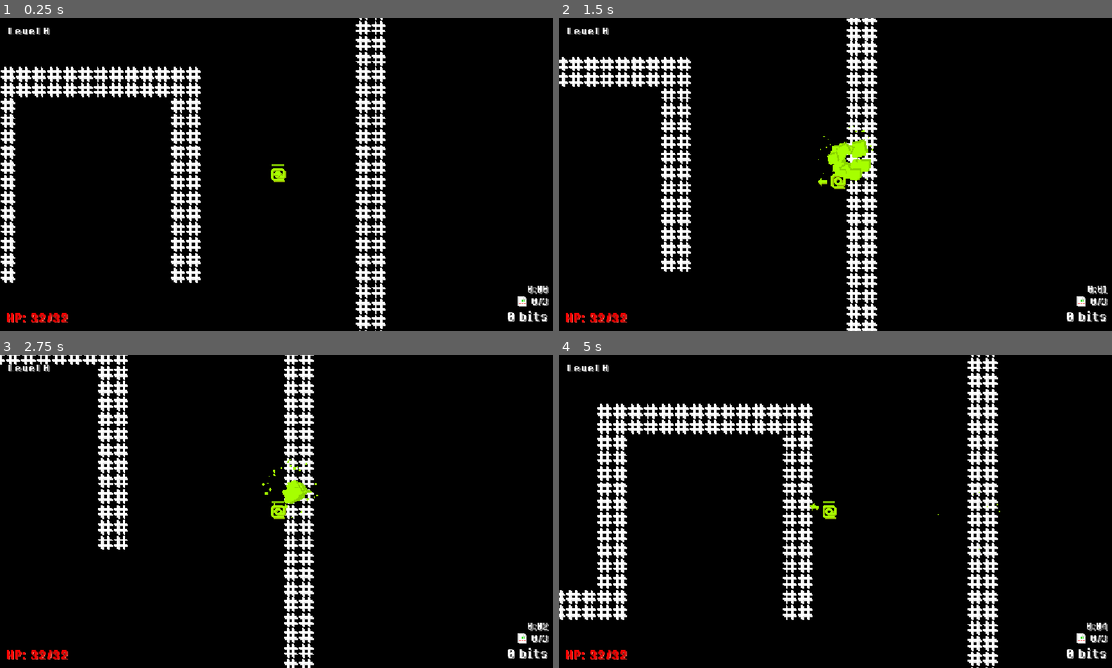
Above: before the commit, frames 1-4 (two rows, left to right).
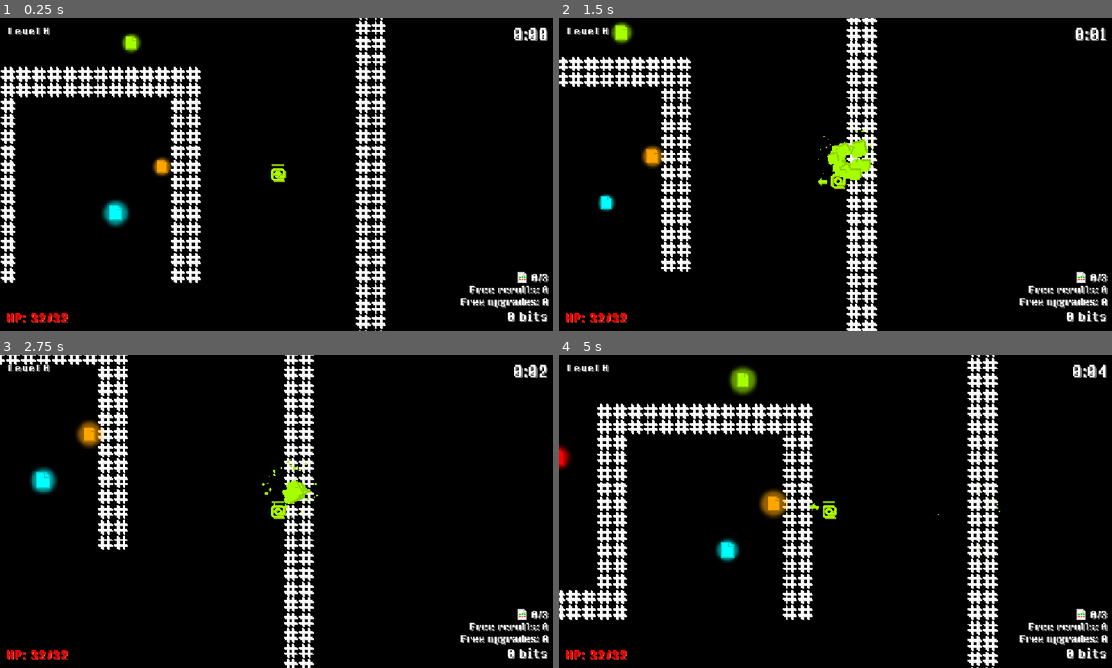
Above: after the commit, the same moments.

Repository: JLi69/codepatch
Game: Godot game, scene res://scenes/main.tscn
The game is run twice, just before and just after one commit, with the same random seed, the same clock (stepped at 60 frames per second) and the same inputs.
Inputs (mouse positions are in pixels of both pictures, inside the frame that each line leads up to):
- Up to frame 1 (0.25 s): no input
- Up to frame 2 (1.5 s): move the mouse to (957, 158) at 0.52 s; press the mouse at (957, 158) at 0.53 s; hold Right (right) 0.53-1.28 s; move the mouse to (724, 190) at 1.27 s; release the mouse at (724, 190) at 1.28 s; hold Down (down) from 1.28 s (still down); click (724, 190) at 1.35 s
- Up to frame 3 (2.75 s): move the mouse to (331, 442) at 2.02 s; release Down (down) at 2.03 s; press the mouse at (331, 442) at 2.03 s; hold Right (right) from 2.03 s (still down)
- Up to frame 4 (5 s): move the mouse to (807, 574) at 2.77 s; release Right (right) at 2.78 s; release the mouse at (807, 574) at 2.78 s; hold Up (up) 2.78-3.53 s; click (807, 574) at 2.85 s; move the mouse to (1001, 558) at 3.52 s; press the mouse at (1001, 558) at 3.53 s; hold Left (left) from 3.53 s (still down); move the mouse to (669, 464) at 4.27 s; release the mouse at (669, 464) at 4.28 s; click (669, 464) at 4.35 s

The runs differ from the first frame. In frame 1, 1.6% of the frame differs, in the area x 18-100%, y 3-93%; in frame 2, 1.5%; in frame 3, 1.6%; in frame 4, 2.0%, in the area x 0-100%, y 3-93%.

Commit message:
Added consumable 'file' items that can help the player.

Diff:
--- a/scenes/enemies/blue_bug.tscn
+++ b/scenes/enemies/blue_bug.tscn
@@ -6,6 +6,8 @@
 [node name="Bug" unique_id=564781483 instance=ExtResource("1_onbwt")]
 script = ExtResource("2_dmbte")
 score_value = 20
+file_drop = "bullet"
+drop_file_probability = 0.3
 
 [node name="AnimatedSprite2D" parent="." index="0" unique_id=472215569]
 modulate = Color(0, 1, 1, 1)
--- a/scenes/enemies/bug.tscn
+++ b/scenes/enemies/bug.tscn
@@ -5,6 +5,7 @@
 [ext_resource type="Texture2D" uid="uid://dso1088y6e4uq" path="res://assets/bug.png" id="2_1cphh"]
 [ext_resource type="PackedScene" uid="uid://dixpaau1h8236" path="res://scenes/enemies/enemy_bullet.tscn" id="2_t77sq"]
 [ext_resource type="PackedScene" uid="uid://bmvxbv854lfkj" path="res://scenes/enemies/healthbar.tscn" id="4_0t6l1"]
+[ext_resource type="PackedScene" uid="uid://ck6apcjhialvh" path="res://scenes/file_item.tscn" id="4_wgkba"]
 
 [sub_resource type="AtlasTexture" id="AtlasTexture_sp1hu"]
 atlas = ExtResource("2_1cphh")
@@ -41,6 +42,7 @@
 script = ExtResource("1_evhp6")
 bullet_scene = ExtResource("2_t77sq")
 explosion_scene = ExtResource("2_0t6l1")
+file_scene = ExtResource("4_wgkba")
 
 [node name="AnimatedSprite2D" type="AnimatedSprite2D" parent="." unique_id=472215569]
 sprite_frames = SubResource("SpriteFrames_hr7jg")
--- a/scenes/enemies/red_bug.tscn
+++ b/scenes/enemies/red_bug.tscn
@@ -6,6 +6,8 @@
 max_health = 8
 bullet_damage = 2
 score_value = 30
+file_drop = "heal"
+drop_file_probability = 0.3
 
 [node name="AnimatedSprite2D" parent="." index="0" unique_id=472215569]
 modulate = Color(0.99692446, 0.00021389306, 0.00011782408, 1)
--- a/scenes/enemies/yellow_bug.tscn
+++ b/scenes/enemies/yellow_bug.tscn
@@ -7,6 +7,8 @@
 script = ExtResource("2_vs0vg")
 speed = 80.0
 score_value = 20
+file_drop = "speed"
+drop_file_probability = 0.3
 bullet_cooldown = 0.6
 
 [node name="AnimatedSprite2D" parent="." index="0" unique_id=472215569]
--- /dev/null
+++ b/scenes/file_item.tscn
@@ -0,0 +1,27 @@
+[gd_scene format=3 uid="uid://ck6apcjhialvh"]
+
+[ext_resource type="Texture2D" uid="uid://brlhdd24wj1lp" path="res://assets/glow.png" id="1_adx4n"]
+[ext_resource type="Script" uid="uid://dbgi3n65gbqko" path="res://scripts/file_item.gd" id="1_j612l"]
+[ext_resource type="Texture2D" uid="uid://8hc2kp2lcmcw" path="res://assets/file.png" id="1_xc6hi"]
+[ext_resource type="PackedScene" uid="uid://22l51veb71vf" path="res://scenes/explosion.tscn" id="2_80ny1"]
+
+[sub_resource type="RectangleShape2D" id="RectangleShape2D_x10uc"]
+size = Vector2(16, 20)
+
+[node name="FileItem" type="Area2D" unique_id=306878869]
+z_index = -1
+scale = Vector2(0.8, 0.8)
+script = ExtResource("1_j612l")
+explosion_scene = ExtResource("2_80ny1")
+
+[node name="CollisionShape2D" type="CollisionShape2D" parent="." unique_id=1972039536]
+shape = SubResource("RectangleShape2D_x10uc")
+
+[node name="Glow" type="Sprite2D" parent="." unique_id=1457028440]
+scale = Vector2(1.0937499, 1.0937499)
+texture = ExtResource("1_adx4n")
+
+[node name="Sprite2D" type="Sprite2D" parent="." unique_id=1241511557]
+texture = ExtResource("1_xc6hi")
+
+[connection signal="area_entered" from="." to="." method="_on_area_entered"]
--- a/scenes/hud.tscn
+++ b/scenes/hud.tscn
@@ -53,9 +53,9 @@
 [node name="PatchFiles" type="Label" parent="." unique_id=1717504002]
 layout_mode = 0
 offset_left = 864.0
-offset_top = 573.0
-offset_right = 1136.0
-offset_bottom = 599.0
+offset_top = 524.0
+offset_right = 1136.0
+offset_bottom = 550.0
 theme_override_colors/font_shadow_color = Color(0.6296744, 0.6296749, 0.62967455, 1)
 theme_override_colors/font_outline_color = Color(0, 0, 0, 1)
 theme_override_constants/shadow_offset_x = 2
@@ -71,19 +71,51 @@
 scale = Vector2(1.2, 1.2)
 texture = ExtResource("3_6fi6k")
 
+[node name="Rerolls" type="Label" parent="." unique_id=1731976229]
+layout_mode = 0
+offset_left = 864.0
+offset_top = 549.0
+offset_right = 1136.0
+offset_bottom = 575.0
+theme_override_colors/font_shadow_color = Color(0.6296744, 0.6296749, 0.62967455, 1)
+theme_override_colors/font_outline_color = Color(0, 0, 0, 1)
+theme_override_constants/shadow_offset_x = 2
+theme_override_constants/shadow_offset_y = 2
+theme_override_constants/outline_size = 4
+theme_override_fonts/font = ExtResource("2_oo0fn")
+theme_override_font_sizes/font_size = 18
+text = "Free Rerolls: 0"
+horizontal_alignment = 2
+
+[node name="Upgrades" type="Label" parent="." unique_id=1124640540]
+layout_mode = 0
+offset_left = 864.0
+offset_top = 574.0
+offset_right = 1136.0
+offset_bottom = 600.0
+theme_override_colors/font_shadow_color = Color(0.6296744, 0.6296749, 0.62967455, 1)
+theme_override_colors/font_outline_color = Color(0, 0, 0, 1)
+theme_override_constants/shadow_offset_x = 2
+theme_override_constants/shadow_offset_y = 2
+theme_override_constants/outline_size = 4
+theme_override_fonts/font = ExtResource("2_oo0fn")
+theme_override_font_sizes/font_size = 18
+text = "Free Upgrades: 0"
+horizontal_alignment = 2
+
 [node name="Timer" type="Label" parent="." unique_id=2109348954]
 layout_mode = 0
 offset_left = 864.0
-offset_top = 548.0
-offset_right = 1136.0
-offset_bottom = 574.0
-theme_override_colors/font_shadow_color = Color(0.6296744, 0.6296749, 0.62967455, 1)
-theme_override_colors/font_outline_color = Color(0, 0, 0, 1)
-theme_override_constants/shadow_offset_x = 2
-theme_override_constants/shadow_offset_y = 2
-theme_override_constants/outline_size = 4
-theme_override_fonts/font = ExtResource("2_oo0fn")
-theme_override_font_sizes/font_size = 18
+offset_top = 12.0
+offset_right = 1136.0
+offset_bottom = 38.0
+theme_override_colors/font_shadow_color = Color(0.6296744, 0.6296749, 0.62967455, 1)
+theme_override_colors/font_outline_color = Color(0, 0, 0, 1)
+theme_override_constants/shadow_offset_x = 2
+theme_override_constants/shadow_offset_y = 2
+theme_override_constants/outline_size = 4
+theme_override_fonts/font = ExtResource("2_oo0fn")
+theme_override_font_sizes/font_size = 30
 text = "0:00"
 horizontal_alignment = 2
 
--- a/scenes/level.tscn
+++ b/scenes/level.tscn
@@ -4,6 +4,7 @@
 [ext_resource type="Script" uid="uid://ch0outhhr2ca8" path="res://scripts/level.gd" id="1_w7c3h"]
 [ext_resource type="PackedScene" uid="uid://22l51veb71vf" path="res://scenes/explosion.tscn" id="2_w8frs"]
 [ext_resource type="PackedScene" uid="uid://b8b2xwl6hx2hu" path="res://scenes/patch_file.tscn" id="3_mx8sn"]
+[ext_resource type="PackedScene" uid="uid://ck6apcjhialvh" path="res://scenes/file_item.tscn" id="4_ppgk2"]
 
 [sub_resource type="TileSetAtlasSource" id="TileSetAtlasSource_w7c3h"]
 texture = ExtResource("1_2q6dc")
@@ -24,6 +25,7 @@
 script = ExtResource("1_w7c3h")
 explosion_scene = ExtResource("2_w8frs")
 patch_file_scene = ExtResource("3_mx8sn")
+file_scene = ExtResource("4_ppgk2")
 
 [node name="TileMapLayer" type="TileMapLayer" parent="." unique_id=1604648826]
 z_index = -2
--- a/scripts/enemies/bug.gd
+++ b/scripts/enemies/bug.gd
@@ -12,6 +12,9 @@
 @export var explosion_scene: PackedScene
 @export var bullet_damage: int = 1
 @export var score_value: int = 10
+@export var file_scene: PackedScene
+@export var file_drop: String = ""
+@export var drop_file_probability: float = 1.0 / 8.0
 # How long it takes for the enemy to shoot a bullet (in seconds)
 @export var bullet_cooldown: float = 1.0
 @onready var shoot_timer: float = bullet_cooldown
@@ -169,6 +172,13 @@
 	explosion.modulate = $AnimatedSprite2D.modulate
 	level.add_child(explosion)
 
+	if randf() < drop_file_probability:
+		var file: FileItem = file_scene.instantiate()
+		file.global_position = global_position
+		file.id = file_drop
+		if level:
+			level.add_child(file)
+
 func _process(delta: float) -> void:
 	$Healthbar.update_bar(health, max_health)
 	if health <= 0:
--- /dev/null
+++ b/scripts/file_item.gd
@@ -0,0 +1,74 @@
+extends Area2D
+
+class_name FileItem
+
+@export var explosion_scene: PackedScene
+
+var pulse_time: float = 0.0
+@onready var glow_offset: float = randf_range(0.0, 2.0 * PI)
+
+const POSSIBLE_EFFECTS: Array[String] = [
+	"heal",
+	"speed",
+	"bits",
+	"bullet",
+	"reroll",
+	"upgrade",
+]
+
+var id: String = ""
+
+func _ready() -> void:
+	if id.is_empty():
+		id = POSSIBLE_EFFECTS[randi() % len(POSSIBLE_EFFECTS)]
+	# Set the color
+	match id:
+		"heal":
+			modulate = Color.RED
+		"speed":
+			modulate = Color.YELLOW
+		"bits":
+			modulate = Color.ORANGE
+		"bullet":
+			modulate = Color8(0xa6, 0xff, 0x00)
+		"reroll":
+			modulate = Color.GREEN
+		"upgrade":
+			modulate = Color.CYAN
+
+func _process(delta: float) -> void:
+	pulse_time += delta
+	var size = 1.0 + sin(pulse_time * PI + glow_offset) * 0.25
+	$Glow.scale = Vector2(size, size)
+
+	size = 1.0 + sin(pulse_time * PI * 0.9 + glow_offset) * 0.125
+	$Sprite2D.scale = Vector2(size, size)
+
+func apply_effect(player: Player) -> void:
+	match id:
+		"heal":
+			player.heal(randi_range(int(player.max_health / 4.0), int(player.max_health / 2.0)))
+		"speed":
+			player.speed_time += 15.0
+		"bits":
+			player.score += randi_range(32, 512)
+		"bullet":
+			player.multishots_left += 15
+		"reroll":
+			player.free_rerolls += 1
+		"upgrade":
+			player.free_upgrades += 1
+
+func _on_area_entered(area: Area2D) -> void:
+	if area.get_parent() is Player:
+		queue_free()
+		var player: Player = area.get_parent()
+		apply_effect(player)
+
+		var explosion: GPUParticles2D = explosion_scene.instantiate()
+		explosion.scale *= 0.4
+		explosion.global_position = global_position
+		explosion.modulate = modulate
+		var level: Level = get_node_or_null("/root/Main/Level")
+		if level:
+			level.add_child(explosion)
--- a/scripts/hud.gd
+++ b/scripts/hud.gd
@@ -62,6 +62,10 @@
 	else:
 		$Level.text = "Level %d\n\"%s\"" % [ level_num, level_theme ]
 
+func set_rerolls_and_upgrades(rerolls: int, upgrades: int) -> void:
+	$Rerolls.text = "Free rerolls: %d" % rerolls
+	$Upgrades.text = "Free upgrades: %d" % upgrades
+
 func _on_return_pressed() -> void:
 	$Pause.hide()
 	get_tree().paused = false
--- a/scripts/level.gd
+++ b/scripts/level.gd
@@ -15,6 +15,7 @@
 var theme: String = ""
 @export var explosion_scene: PackedScene
 @export var patch_file_scene: PackedScene
+@export var file_scene: PackedScene
 
 var astar_grid: AStarGrid2D
 
@@ -103,6 +104,24 @@
 		var patch_file = patch_file_scene.instantiate()
 		patch_file.global_position = pos
 		add_child(patch_file)
+
+	# Place consumable file items
+	for room: Vector2i in rooms:
+		if room in patch_rooms:
+			continue
+		if randi() % 7 != 0:
+			continue
+		var occupied: Dictionary = {}
+		var count: int = randi_range(1, 2)
+		for i in range(count):
+			var tile_pos: Vector2i = room * ROOM_SIZE + Vector2i(randi_range(2, ROOM_SIZE - 2), randi_range(2, ROOM_SIZE - 2))
+			if tile_pos in occupied:
+				continue
+			occupied[tile_pos] = true
+			var pos: Vector2 = Vector2(tile_pos * tile_sz) + tile_sz / 2.0
+			var file = file_scene.instantiate()
+			file.global_position = pos
+			add_child(file)
 
 	# Initialize the A* Grid
 	var used_rect: Rect2i = $TileMapLayer.get_used_rect()
--- a/scripts/player.gd
+++ b/scripts/player.gd
@@ -17,6 +17,10 @@
 # In radians
 var bullet_spread: float = deg_to_rad(60.0)
 
+var free_rerolls: int = 0
+var free_upgrades: int = 0
+var speed_time: float = 0.0
+var multishots_left: int = 0
 var health: int = max_health
 var score: int = 0
 var patch_files: int = 0
@@ -25,10 +29,11 @@
 @export var explosion_scene: PackedScene
 @onready var hud: HUD = $/root/Main.get_hud()
 
-func _process(_delta: float) -> void:
+func _process(delta: float) -> void:
 	hud.set_hp(health, max_health)
 	hud.set_score(score)
 	hud.set_patch_files(patch_files)
+	hud.set_rerolls_and_upgrades(free_rerolls, free_upgrades)
 	$Healthbar.update_bar(health, max_health)
 
 	if !visible:
@@ -73,6 +78,9 @@
 		velocity = Vector2.ZERO
 
 	velocity = velocity.normalized() * speed
+	if speed_time > 0.0:
+		velocity *= 2.0
+	speed_time = max(speed_time - delta, 0.0)
 
 func add_score(amt: int) -> void:
 	score += ceili(amt * score_multiplier)
--- a/scripts/player_gun.gd
+++ b/scripts/player_gun.gd
@@ -16,6 +16,16 @@
 	else:
 		scale.y = -size
 
+func shoot_bullet(angle_offset: float = 0.0) -> void:
+	var bullet: Bullet = player_bullet_scene.instantiate()
+	bullet.global_position = $BulletSpawn.global_position
+	bullet.dir = Vector2(cos(rotation + angle_offset), sin(rotation + angle_offset))
+	bullet.speed += player.speed
+	bullet.damage = player.bullet_damage
+	var level = get_node_or_null("/root/Main/Level")
+	if level:
+		level.add_child(bullet)
+
 func _process(delta: float) -> void:
 	if player.health <= 0 or !player.can_move:
 		return
@@ -26,10 +36,15 @@
 	shoot_cooldown = max(shoot_cooldown - delta, 0.0)
 	if shoot_cooldown <= 0.0 and Input.is_action_pressed("shoot"):
 		shoot_cooldown = player.shoot_cooldown
-		var bullet: Bullet = player_bullet_scene.instantiate()
-		bullet.global_position = $BulletSpawn.global_position
-		bullet.dir = Vector2(cos(rotation), sin(rotation))
-		bullet.speed += player.speed
-		var level = get_node_or_null("/root/Main/Level")
-		if level:
-			level.add_child(bullet)
+		var bullet_count: int = player.bullet_count
+		var spread: float = player.bullet_spread
+		if player.multishots_left > 0:
+			player.multishots_left -= 1
+			bullet_count = ceili(bullet_count * randf_range(1.25, 2.5))
+		if bullet_count == 1:
+			shoot_bullet()
+		else:
+			for i in range(bullet_count):
+				var frac: float = (i - (bullet_count - 1) / 2.0) / float(bullet_count - 1)
+				var angle_offset: float = frac * spread
+				shoot_bullet(angle_offset)
Binary file added: assets/file.png
Not shown, added: assets/file.png.import
Not shown, added: scripts/file_item.gd.uid
